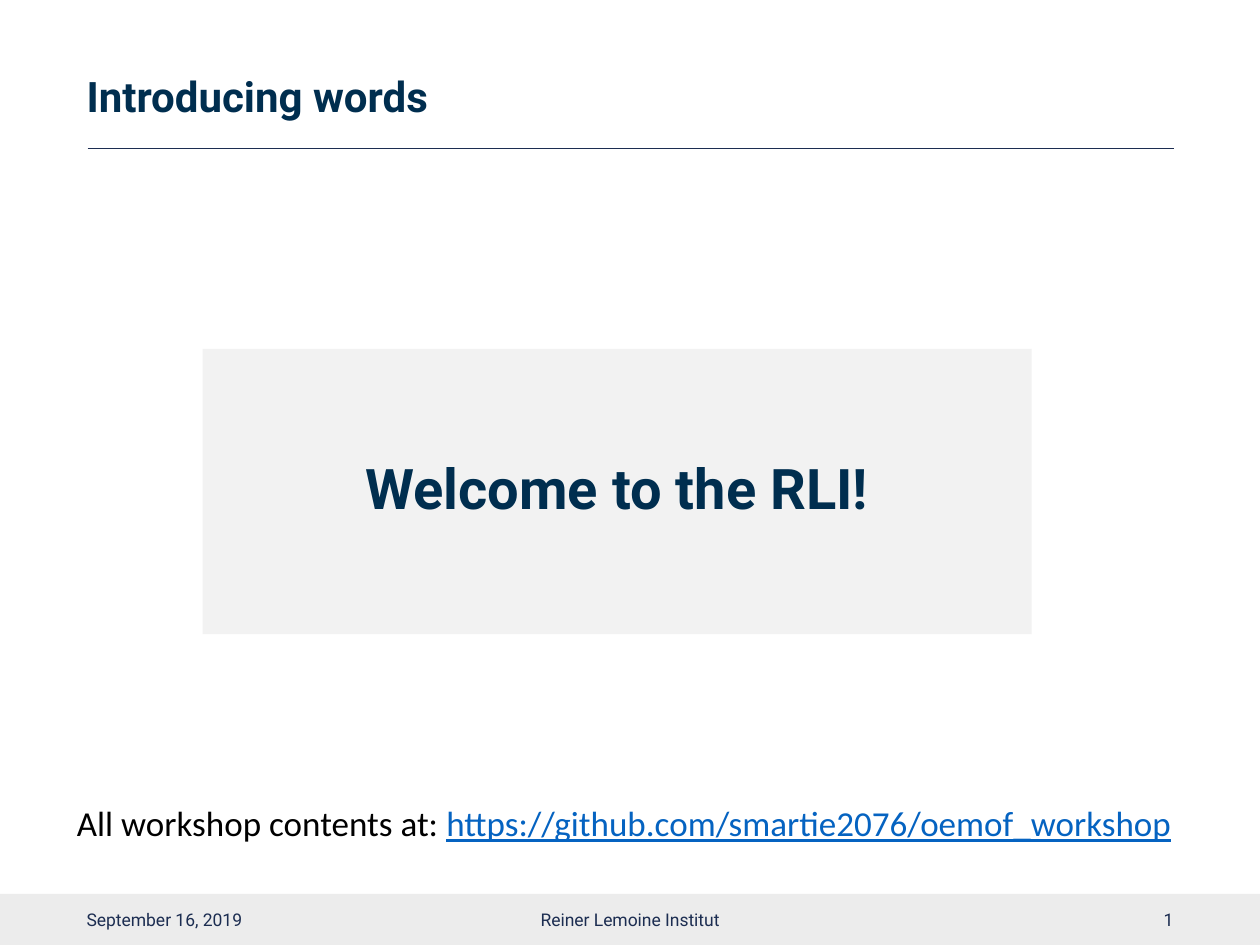
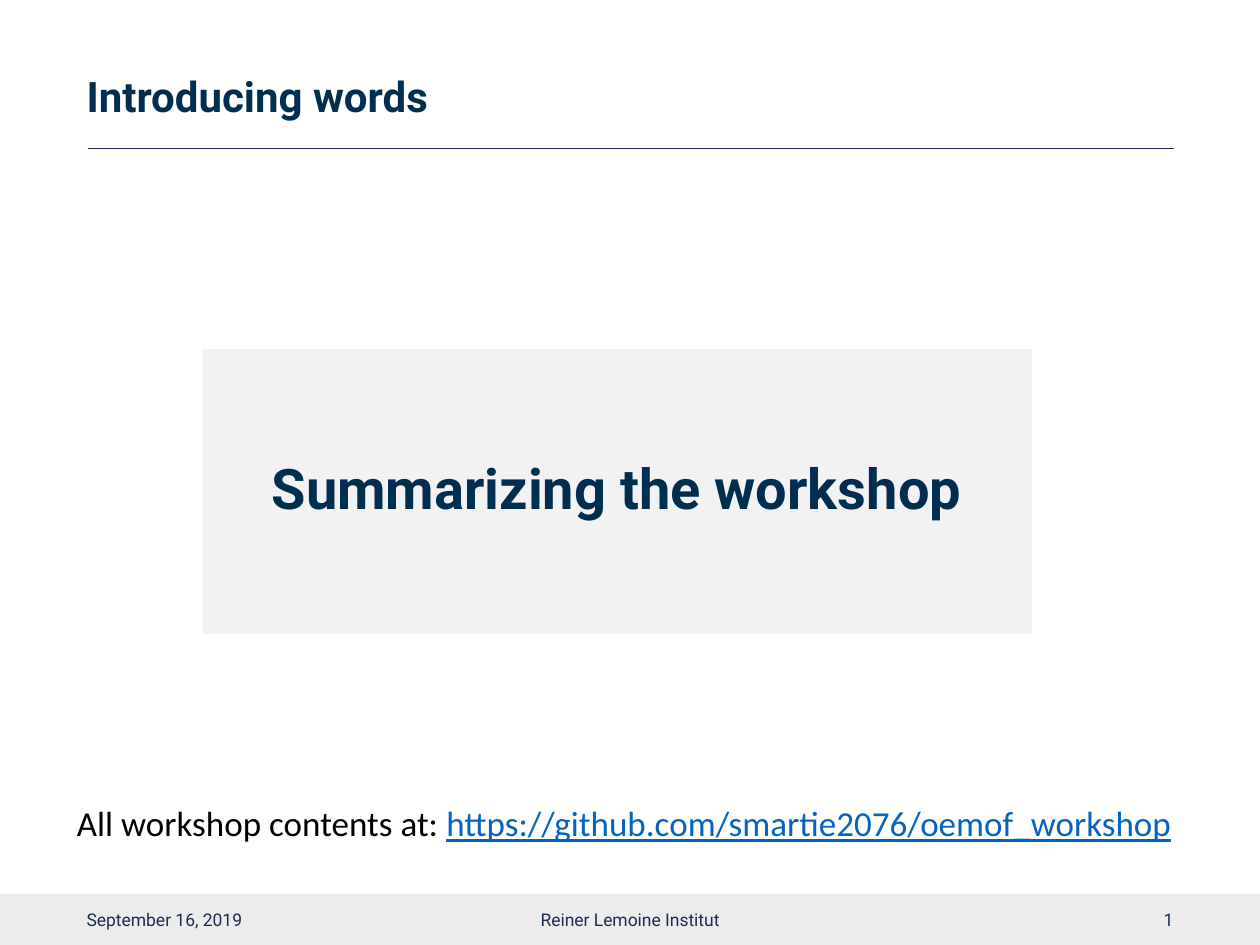
Before and after one commit to smartie2076/oemof_workshop, a slide deck: slide 2 of Oemof_Workshop_11_Closing.pptx. Drawn at 1260x945 pixels with LibreOffice and Linux fonts; fonts in the diff are those of the drawing; background and template pictures are left out. Boxes give left, top, right and bottom in pixels: in the first picture for what was removed or moved away, otherwise in the second. Text is boxed around its words. In the diff, an @@ line names an element or a change of style, - is before the commit and + after.

```diff
--- a/Oemof_Workshop_11_Closing.pptx
+++ b/Oemof_Workshop_11_Closing.pptx
@@ text at [272,467,961,521]: text changed @@
-Welcome to the RLI!
+Summarizing the workshop
```
Also in this commit, not shown: 2 slides added, 24 slides removed, 3 other files.
